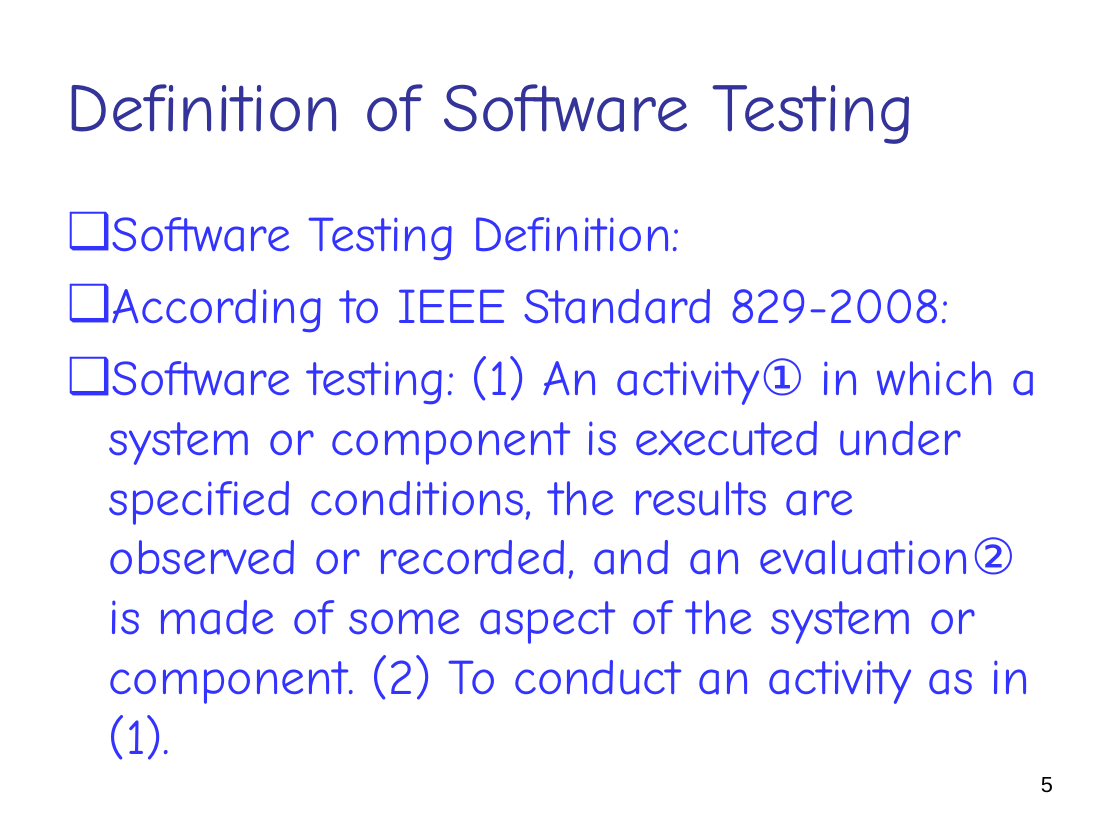
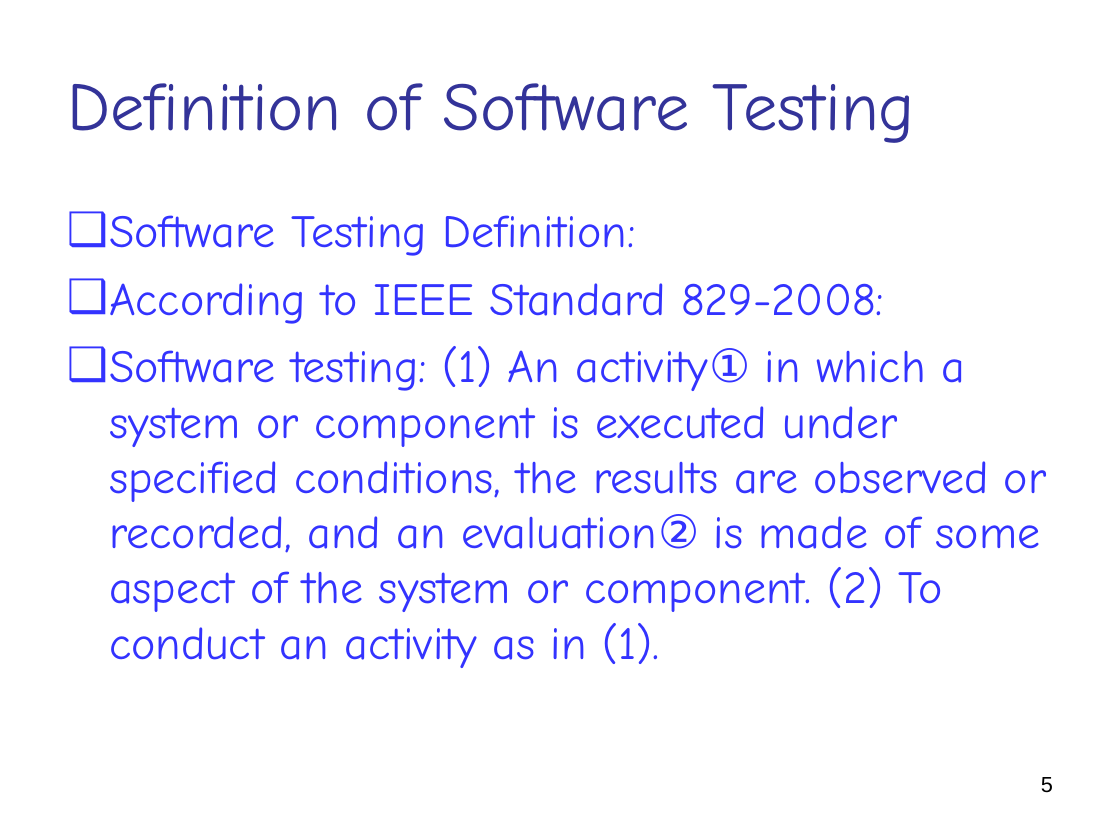
Before and after one commit to tngo0508/CPSC_463, a slide deck: slide 5 of lectures/Module - Fundamentals - 1.ppt. Drawn at 1120x840 pixels with LibreOffice and Linux fonts; fonts in the diff are those of the drawing. Boxes give left, top, right and bottom in pixels: in the first picture for what was removed or moved away, otherwise in the second. Text is boxed around its words. In the diff, an @@ line names an element or a change of style, - is before the commit and + after.

```diff
--- a/lectures/Module - Fundamentals - 1.ppt
+++ b/lectures/Module - Fundamentals - 1.ppt
@@ text "Software Testing Definition:" at (x1=109, y1=215, x2=1047, y2=668): size 32 to 29.6 pt; indent changed @@
```
Also in this commit, not shown: 21 other slides changed, 20 other files.
